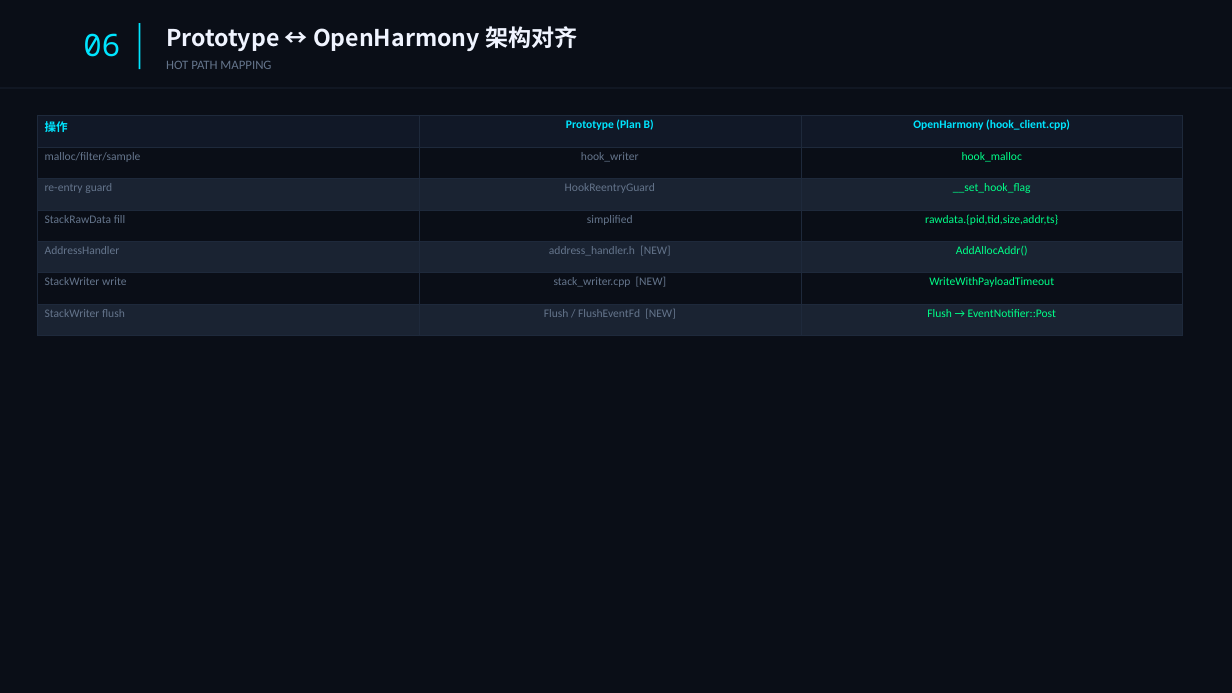
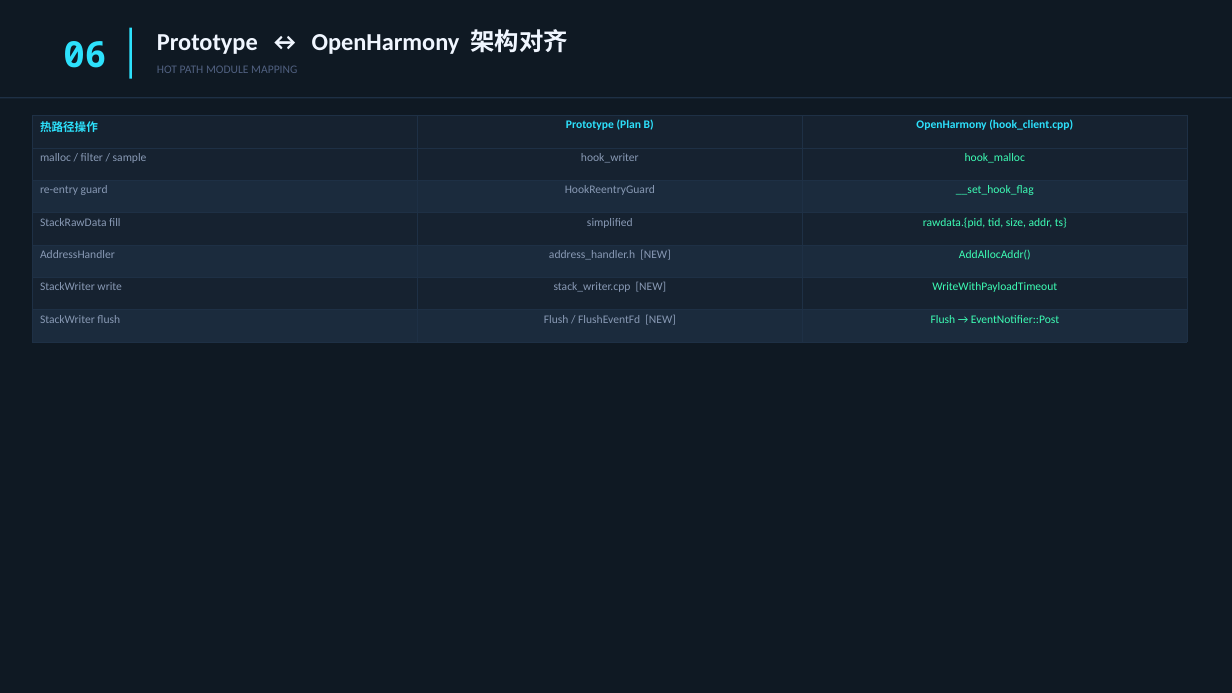
Before and after one commit to YiChiChen1106/Nativehook_linux_planb, a slide deck: slide 7 of presentation/native_hook_progress_2026-06-05.pptx. Drawn at 1232x693 pixels with LibreOffice and Linux fonts; fonts in the diff are those of the drawing. Boxes give left, top, right and bottom in pixels: in the first picture for what was removed or moved away, otherwise in the second. Text is boxed around its words. In the diff, an @@ line names an element or a change of style, - is before the commit and + after.

```diff
--- a/presentation/native_hook_progress_2026-06-05.pptx
+++ b/presentation/native_hook_progress_2026-06-05.pptx
@@ background #0A0E17 to #0F1923 @@
@@ text "06" at (x1=63, y1=41, x2=106, y2=68): size 24 to 28 pt, text colour #00E5FF to #2DE1FC, bold on @@
@@ rectangle resized from (x1=139, y1=23, x2=140, y2=69) to (x1=129, y1=28, x2=132, y2=79) @@
@@ rectangle at (x1=129, y1=28, x2=132, y2=79): fill #00E5FF to #2DE1FC @@
@@ text "Prototype ↔ OpenHarmony 架构对齐" moved from (x1=166, y1=26, x2=577, y2=51) to (x1=157, y1=29, x2=568, y2=54) @@
@@ text "Prototype ↔ OpenHarmony 架构对齐" at (x1=157, y1=29, x2=568, y2=54): size 18 to 19 pt, font Noto Sans CJK SC to Calibri, text colour #F0F4FF to #F0F6FF @@
@@ text at (x1=157, y1=65, x2=297, y2=73): text changed; size 10 to 9 pt; text colour #64748B to #506080 @@
-HOT PATH MAPPING
+HOT PATH MODULE MAPPING
@@ rectangle moved from (x1=0, y1=88, x2=1232, y2=89) to (x1=0, y1=97, x2=1232, y2=98) @@
@@ rectangle at (x1=0, y1=97, x2=1232, y2=98): fill #1E293B to #1E3045 @@
@@ table at (x1=32, y1=116, x2=1189, y2=329) @@
-row 1, column 1: 操作
+row 1, column 1: 热路径操作
-row 2, column 1: malloc/filter/sample
+row 2, column 1: malloc / filter / sample
-row 4, column 3: rawdata.{pid,tid,size,addr,ts}
+row 4, column 3: rawdata.{pid, tid, size, addr, ts}
@@ fill #111827 to #162230 in row 1 @@
@@ fill #0A0E17 to #162230 in 9 cells @@
@@ fill #1A2332 to #1B2B3D in 9 cells @@
@@ text colour #00E5FF to #2DE1FC in "Prototype (Plan B)", "OpenHarmony (hook_client.cpp)" @@
@@ text colour #64748B to #8899B4 in "hook_writer", "re-entry guard", "HookReentryGuard", "StackRawData fill" and 7 more places @@
@@ text colour #00FF88 to #3DFCB4 in "hook_malloc", "__set_hook_flag", "AddAllocAddr()", "WriteWithPayloadTimeout" and 1 more places @@
@@ borders changed @@
@@ table resized from (x1=37, y1=116, x2=1182, y2=323) to (x1=32, y1=116, x2=1189, y2=329) @@
```
Also in this commit, not shown: 9 other slides changed, 1 other file.
